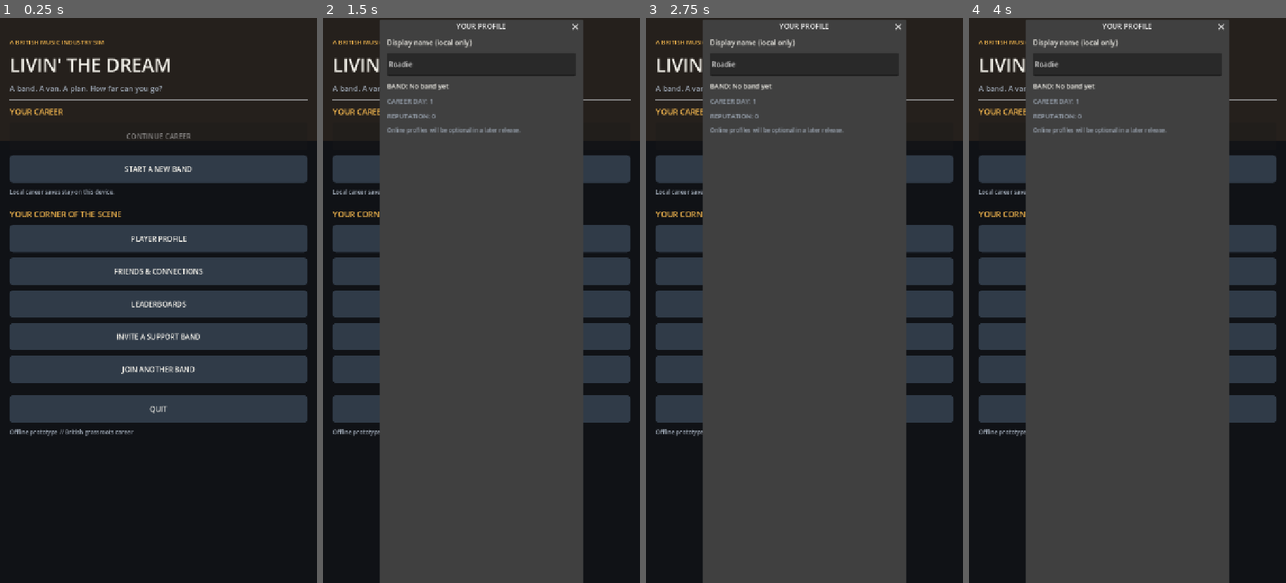
Above: before the commit, frames 1-4 (left to right).
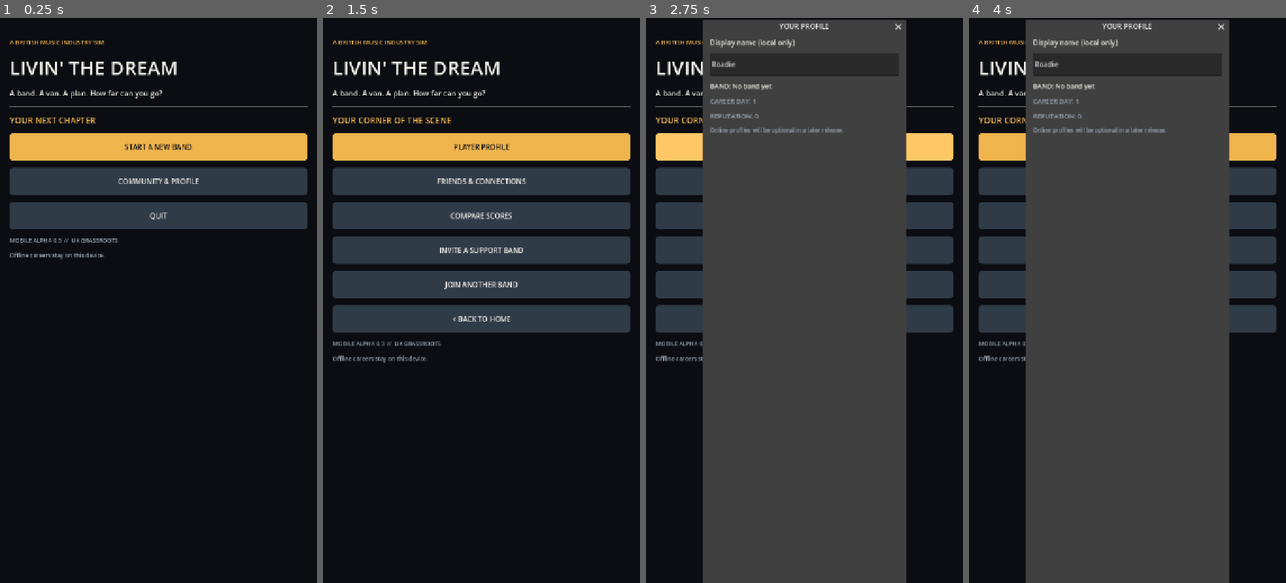
Above: after the commit, the same moments.

Repository: alimuir654-rgb/BandMaster
Game: Godot game, scene res://main_menu.tscn
Two runs of this game, one before a commit and one after it. Both use one fixed random seed, a clock stepped at 60 frames per second and the inputs below.
Inputs (mouse positions are in pixels of both pictures, inside the frame that each line leads up to):
- Up to frame 1 (0.25 s): no input
- Up to frame 2 (1.5 s): click (481, 238) at 0.5 s, where only the run before the commit has a clickable "PLAYER PROFILE"; click "LEADERBOARDS" (after the commit: "COMMUNITY & PROFILE") at 1.25 s
- Up to frame 3 (2.75 s): click "PLAYER PROFILE" at 2 s
- Up to frame 4 (4 s): click (1127, 215) at 2.75 s, where only the run after the commit has a clickable "COMPARE SCORES"; click "INVITE A SUPPORT BAND" at 3.5 s

The runs differ from the first frame. In frame 1, 56% of the frame differs, in the area x 0-100%, y 0-74%; in frame 2, 66%, in the area x 0-100%, y 0-100%; in frame 3, 16%; in frame 4, 16%.

Commit message:
feat: compact branded launch menu and community page with optional art background

Diff:
--- a/Scripts/main_menu.gd
+++ b/Scripts/main_menu.gd
@@ -40,66 +40,83 @@
 	file.close()
 	return true
 
+const VERSION_LABEL := "MOBILE ALPHA 0.3"
+const LAUNCH_ART := "res://Art/launch_uk_venue.webp"
+
 func _build_menu() -> void:
+	_build_screen(false)
+
+
+func _build_screen(community: bool) -> void:
 	for child in get_children():
 		remove_child(child)
 		child.queue_free()
 
 	var background := ColorRect.new()
 	background.color = BG
+	add_child(background)
 	background.set_anchors_and_offsets_preset(Control.PRESET_FULL_RECT)
 	background.mouse_filter = Control.MOUSE_FILTER_IGNORE
-	add_child(background)
-
-	# Contrasting bands give this screen an atmospheric poster-like treatment,
-	# without forcing a particular future background image into the game.
-	var top_band := ColorRect.new()
-	top_band.color = Color("#25201C")
-	top_band.mouse_filter = Control.MOUSE_FILTER_IGNORE
-	add_child(top_band)
-	top_band.set_anchors_and_offsets_preset(Control.PRESET_TOP_WIDE)
-	top_band.offset_bottom = 280
+
+	# Optional British venue artwork. The layout remains usable without an asset.
+	if ResourceLoader.exists(LAUNCH_ART):
+		var backdrop := TextureRect.new()
+		backdrop.texture = load(LAUNCH_ART)
+		backdrop.expand_mode = TextureRect.EXPAND_IGNORE_SIZE
+		backdrop.stretch_mode = TextureRect.STRETCH_KEEP_ASPECT_COVERED
+		backdrop.mouse_filter = Control.MOUSE_FILTER_IGNORE
+		add_child(backdrop)
+		backdrop.set_anchors_and_offsets_preset(Control.PRESET_FULL_RECT)
+
+	var veil := ColorRect.new()
+	veil.color = Color(0.04, 0.05, 0.07, 0.83)
+	veil.mouse_filter = Control.MOUSE_FILTER_IGNORE
+	add_child(veil)
+	veil.set_anchors_and_offsets_preset(Control.PRESET_FULL_RECT)
 
 	var scroll := ScrollContainer.new()
 	add_child(scroll)
 	scroll.set_anchors_and_offsets_preset(Control.PRESET_FULL_RECT)
 	scroll.horizontal_scroll_mode = ScrollContainer.SCROLL_MODE_DISABLED
-
 	var margin := MarginContainer.new()
 	margin.size_flags_horizontal = Control.SIZE_EXPAND_FILL
 	margin.add_theme_constant_override("margin_left", 22)
 	margin.add_theme_constant_override("margin_right", 22)
 	margin.add_theme_constant_override("margin_top", 45)
-	margin.add_theme_constant_override("margin_bottom", 42)
+	margin.add_theme_constant_override("margin_bottom", 35)
 	scroll.add_child(margin)
-
 	var column := VBoxContainer.new()
 	column.size_flags_horizontal = Control.SIZE_EXPAND_FILL
-	column.add_theme_constant_override("separation", 12)
+	column.add_theme_constant_override("separation", 16)
 	margin.add_child(column)
 
 	_label(column, "A BRITISH MUSIC INDUSTRY SIM", 14, AMBER)
-	_label(column, DISPLAY_TITLE, 42, WHITE)
-	_label(column, "A band. A van. A plan. How far can you go?", 17, MUTED)
+	_label(column, DISPLAY_TITLE, 44, WHITE)
+	_label(column, "A band. A van. A plan. How far can you go?", 17, WHITE)
 	column.add_child(HSeparator.new())
-	_label(column, "YOUR CAREER", 18, AMBER)
-
-	var continue_button := _button(column, "CONTINUE CAREER", _continue_game, true)
-	continue_button.disabled = not FileAccess.file_exists(SAVE_PATH)
-	_button(column, "START A NEW BAND", _new_game, false)
-	_label(column, "Local career saves stay on this device.", 13, MUTED)
-
-	column.add_child(HSeparator.new())
-	_label(column, "YOUR CORNER OF THE SCENE", 18, AMBER)
-	_button(column, "PLAYER PROFILE", _show_profile, false)
-	_button(column, "FRIENDS & CONNECTIONS", func() -> void: _unavailable("Friends and connections"), false)
-	_button(column, "LEADERBOARDS", func() -> void: _unavailable("Online leaderboards"), false)
-	_button(column, "INVITE A SUPPORT BAND", func() -> void: _unavailable("Support-band invitations"), false)
-	_button(column, "JOIN ANOTHER BAND", func() -> void: _unavailable("Collaborative bands"), false)
-
-	column.add_child(HSeparator.new())
-	_button(column, "QUIT", _quit_game, false)
-	message_label = _label(column, "Offline prototype // British grassroots career", 13, MUTED)
+
+	if community:
+		_label(column, "YOUR CORNER OF THE SCENE", 19, AMBER)
+		_button(column, "PLAYER PROFILE", _show_profile, true)
+		_button(column, "FRIENDS & CONNECTIONS", func() -> void: _unavailable("Friends and connections"), false)
+		_button(column, "COMPARE SCORES", func() -> void: _unavailable("Online leaderboards"), false)
+		_button(column, "INVITE A SUPPORT BAND", func() -> void: _unavailable("Support-band invitations"), false)
+		_button(column, "JOIN ANOTHER BAND", func() -> void: _unavailable("Collaborative bands"), false)
+		_button(column, "< BACK TO HOME", func() -> void: _build_screen(false), false)
+	else:
+		_label(column, "YOUR NEXT CHAPTER", 19, AMBER)
+		var has_save := FileAccess.file_exists(SAVE_PATH)
+		var primary_label := "CONTINUE CAREER" if has_save else "START A NEW BAND"
+		var primary_action: Callable = _continue_game if has_save else _new_game
+		_button(column, primary_label, primary_action, true)
+		if has_save:
+			_button(column, "START A NEW BAND", _new_game, false)
+		_button(column, "COMMUNITY & PROFILE", func() -> void: _build_screen(true), false)
+		_button(column, "QUIT", _quit_game, false)
+
+	message_label = _label(column, VERSION_LABEL + "  //  UK GRASSROOTS", 13, MUTED)
+	_label(column, "Offline careers stay on this device.", 13, MUTED)
+
 
 func _show_profile() -> void:
 	var dialog := AcceptDialog.new()
@@ -205,6 +222,10 @@
 	hover.bg_color = Color("#FFC766") if primary else Color("#455365")
 	result.add_theme_stylebox_override("normal", normal)
 	result.add_theme_stylebox_override("hover", hover)
+	result.add_theme_stylebox_override("pressed", hover)
+	var disabled_style := normal.duplicate()
+	disabled_style.bg_color = Color("#222529")
+	result.add_theme_stylebox_override("disabled", disabled_style)
 	result.add_theme_color_override("font_color", BG if primary else WHITE)
 	result.add_theme_color_override("font_hover_color", BG if primary else WHITE)
 	result.pressed.connect(action)
